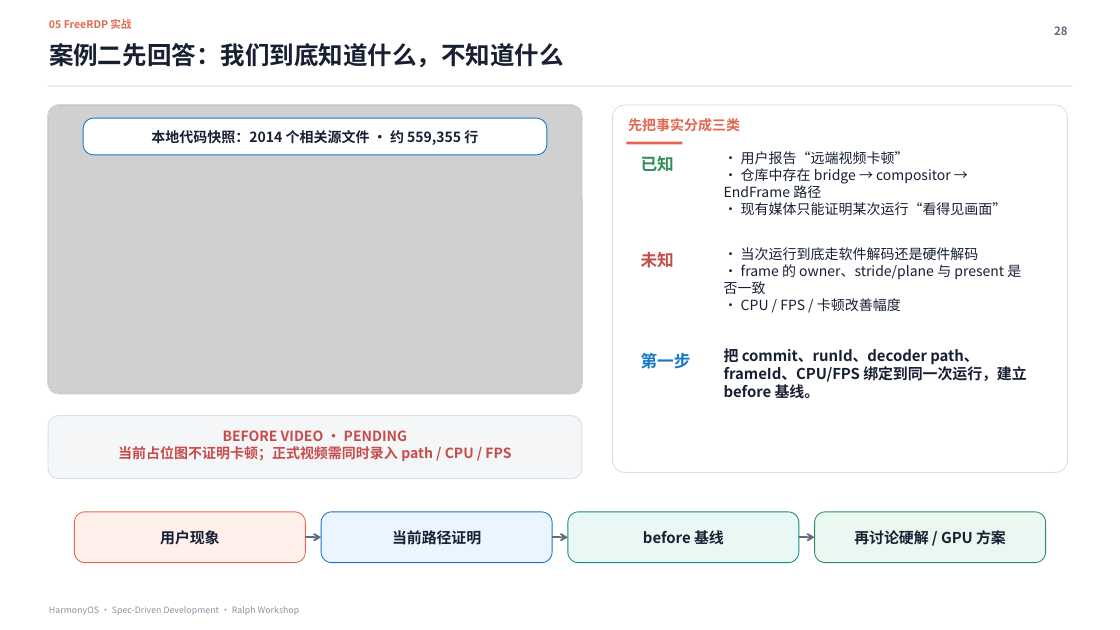
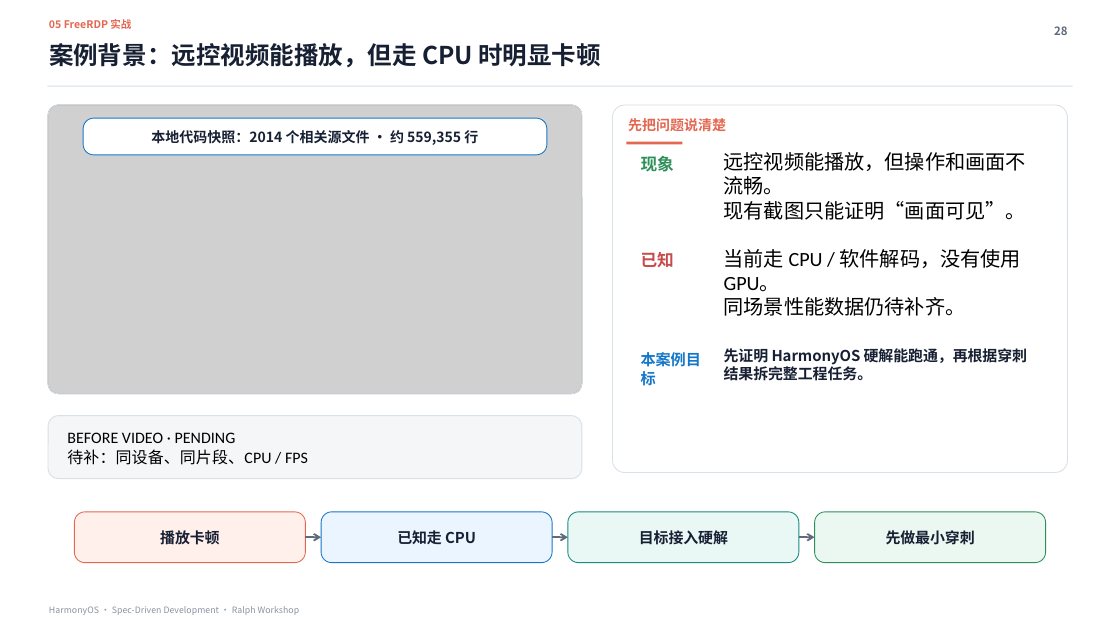
Before and after one commit to xiaomu120413/harmonyos-sdd-ralph-workshop, a slide deck: slide 28 of deliverables/HarmonyOS_SDD_Ralph_Workshop_MDM证据增强版.pptx. Drawn at 1120x630 pixels with LibreOffice and Linux fonts; fonts in the diff are those of the drawing; grey boxes stand for pictures. Boxes give left, top, right and bottom in pixels: in the first picture for what was removed or moved away, otherwise in the second. Text is boxed around its words. In the diff, an @@ line names an element or a change of style, - is before the commit and + after.

```diff
--- a/deliverables/HarmonyOS_SDD_Ralph_Workshop_MDM证据增强版.pptx
+++ b/deliverables/HarmonyOS_SDD_Ralph_Workshop_MDM证据增强版.pptx
@@ text at bbox=[49, 43, 601, 67]: text changed @@
-案例二先回答：我们到底知道什么，不知道什么
+案例背景：远控视频能播放，但走 CPU 时明显卡顿
@@ text at bbox=[628, 118, 726, 131]: text changed @@
-先把事实分成三类
+先把问题说清楚
@@ text at bbox=[641, 156, 674, 172]: text changed @@
-已知
+现象
@@ text at bbox=[724, 152, 1026, 220]: text changed; size 12 to 17.3 pt; font Noto Sans CJK SC to Calibri; text colour #172033 to #000000 @@
-• 用户报告“远端视频卡顿”
-• 仓库中存在 bridge → compositor → EndFrame 路径
-• 现有媒体只能证明某次运行“看得见画面”
+远控视频能播放，但操作和画面不流畅。
+现有截图只能证明“画面可见”。
@@ text at bbox=[641, 252, 674, 267]: text changed @@
-未知
+已知
@@ text at bbox=[724, 249, 1021, 316]: text changed; size 12 to 17.3 pt; font Noto Sans CJK SC to Calibri; text colour #172033 to #000000 @@
-• 当次运行到底走软件解码还是硬件解码
-• frame 的 owner、stride/plane 与 present 是否一致
-• CPU / FPS / 卡顿改善幅度
+当前走 CPU / 软件解码，没有使用 GPU。
+同场景性能数据仍待补齐。
@@ text at bbox=[641, 352, 702, 386]: text changed; size 14.2 to 12.9 pt @@
-第一步
+本案例目标
@@ text at bbox=[724, 348, 1027, 381]: text changed @@
-把 commit、runId、decoder path、frameId、CPU/FPS 绑定到同一次运行，建立 before 基线。
+先证明 HarmonyOS 硬解能跑通，再根据穿刺结果拆完整工程任务。
@@ text at bbox=[67, 449, 308, 465]: text changed; size 12 to 13.8 pt; font Noto Sans CJK SC to Calibri; text colour #C84B4B to #000000; bold off @@
-当前占位图不证明卡顿；正式视频需同时录入 path / CPU / FPS
+待补：同设备、同片段、CPU / FPS
@@ text at bbox=[67, 432, 236, 443]: size 12 to 13.8 pt, font Noto Sans CJK SC to Calibri, text colour #C84B4B to #000000, bold off in "BEFORE VIDEO · PENDING"; alignment centre to left @@
@@ text at bbox=[160, 530, 219, 545]: text changed @@
-用户现象
+播放卡顿
@@ text at bbox=[397, 530, 476, 544]: text changed @@
-当前路径证明
+已知走 CPU
@@ text at bbox=[639, 530, 728, 545]: text changed @@
-before 基线
+目标接入硬解
@@ text at bbox=[886, 530, 975, 545]: text changed @@
-再讨论硬解 / GPU 方案
+先做最小穿刺
```
Also in this commit, not shown: 8 other slides changed, 1 slide added, 1 slide removed, 4 other files.
